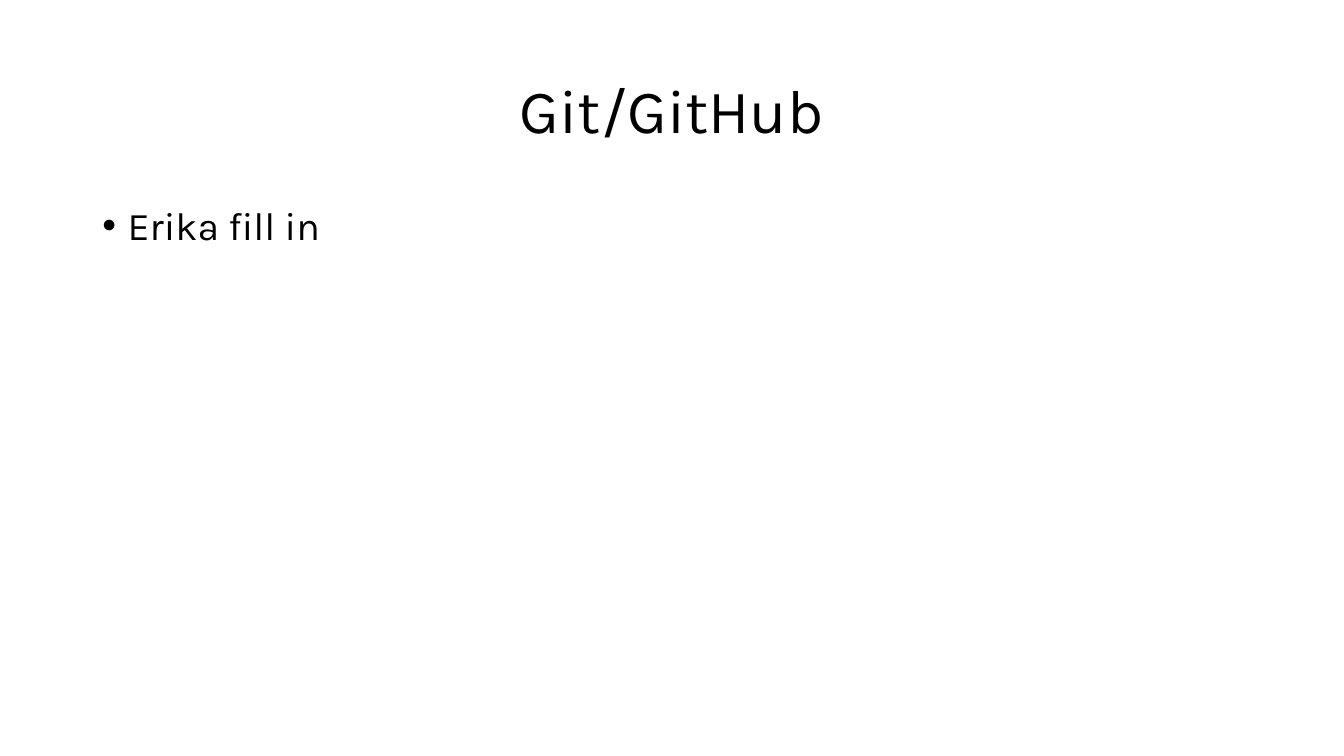
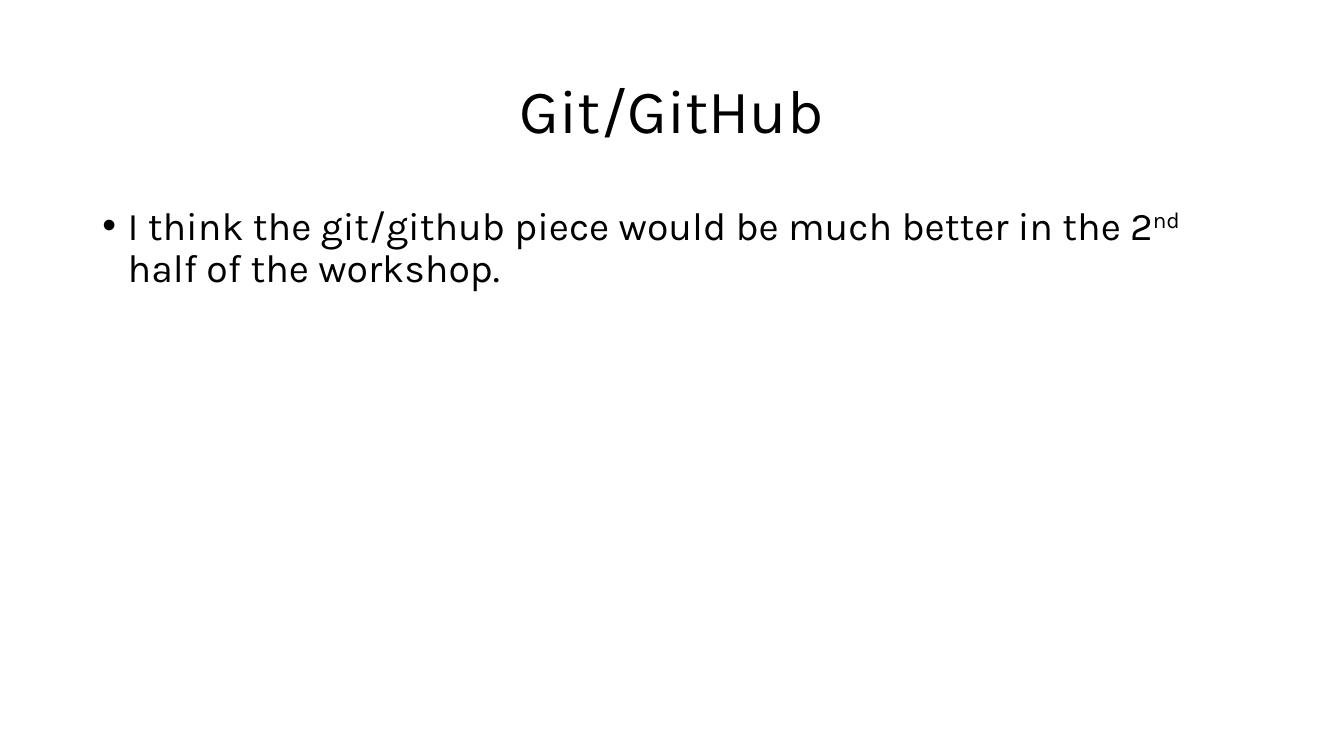
Before and after one commit to marissadyck/reproducible-research-R-ASM, a slide deck: slide 5 of docs/Reproducible research in R.pptx. Drawn at 1344x756 pixels with LibreOffice and Linux fonts; fonts in the diff are those of the drawing. Boxes give left, top, right and bottom in pixels: in the first picture for what was removed or moved away, otherwise in the second. Text is boxed around its words. In the diff, an @@ line names an element or a change of style, - is before the commit and + after.

```diff
--- a/docs/Reproducible research in R.pptx
+++ b/docs/Reproducible research in R.pptx
@@ text at (128,211,1120,292): text changed @@
-• Erika fill in
+• I think the git/github piece would be much better in the 2nd half of the workshop.
```
Also in this commit, not shown: 1 other slide changed, 3 slides added, 2 other files.
